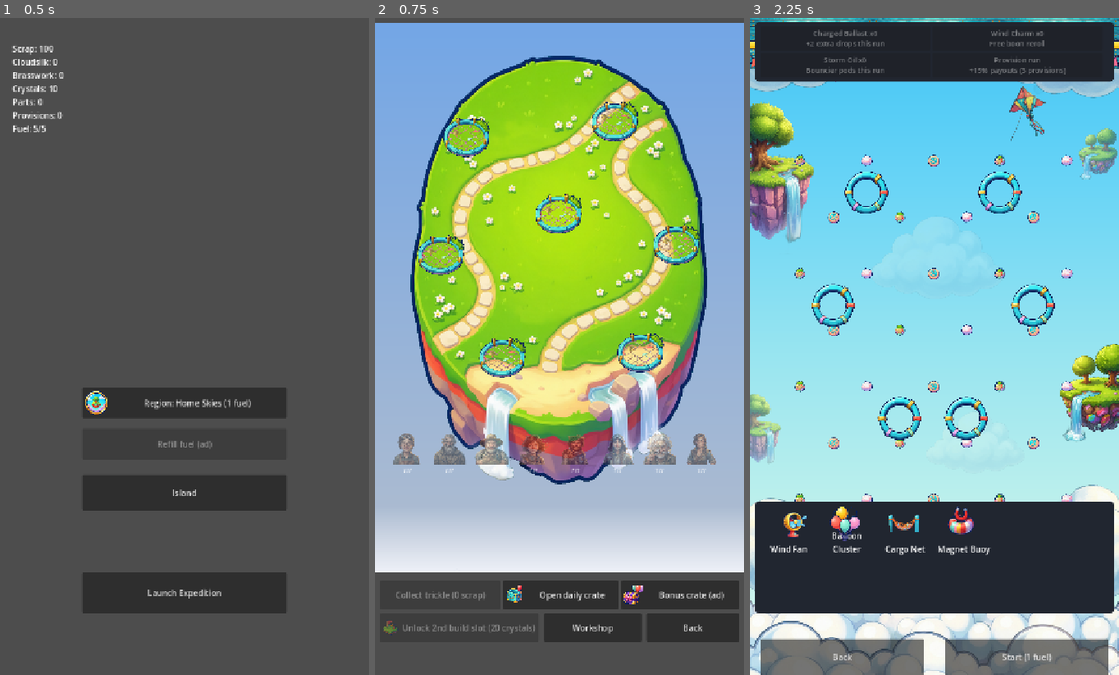
Above: before the commit, frames 1-3 (left to right).
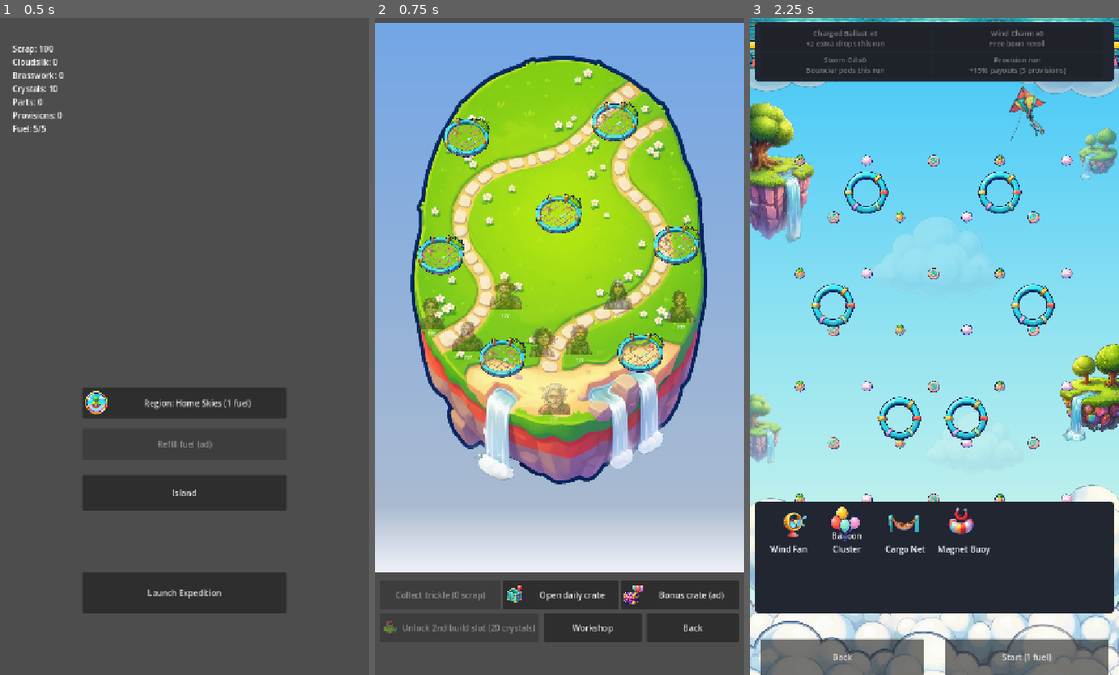
Above: after the commit, the same moments.

Repository: Graydyn/windfall-isle
Game: Godot game, scene res://game/main.tscn
The game is run twice, just before and just after one commit, with the same random seed, the same clock (stepped at 60 frames per second) and the same inputs.
Inputs:
- Up to frame 1 (0.5 s): no input
- Up to frame 2 (0.75 s): click "Island" at 0.5 s
- Up to frame 3 (2.25 s): click "Back" at 1.25 s; click "Launch Expedition" at 2 s

Frame 1 is identical in both runs. In frame 2, 4.1% of the frame differs, in the area x 4-93%, y 39-70%; in frame 3, nothing differs.

Commit message:
fix: crew tokens stand on the island instead of floating mid-screen
The straight crew band (y 850, x 64..638) predates the current island
art: the landmass curves away at the sides, so outer tokens floated on
open sky and the rest straddled the cliff face. crew_band in
island_layout.json becomes eight authored shore positions arcing along
the lower meadow, sand lip and ledge, clear of the islet pads. The
backdrop's island draw rect is now the ISLAND_RECT constant, and a new
layout test asserts every token's feet land on opaque island_home
pixels.

Co-Authored-By: Claude Fable 5 <noreply@anthropic.com>

Diff:
--- a/game/base/island_backdrop.gd
+++ b/game/base/island_backdrop.gd
@@ -8,6 +8,9 @@
 
 const VISTA_PATH := "res://game/art/regions/island_vista.png"
 const ISLAND_PATH := "res://game/art/buildings/island_home.png"
+## Where the home landmass art lands on the map; layout authoring (the crew
+## shore positions) and their tests measure against this same rect.
+const ISLAND_RECT := Rect2(25, 60, 670, 860)
 
 var _vista: Texture2D = null
 var _island: Texture2D = null
@@ -33,7 +36,7 @@
 	# The home plateau behind the plots (grass carries the pads; the rocky
 	# rim lands under the crew band).
 	if _island != null:
-		draw_texture_rect(_island, Rect2(25, 60, 670, 860), false)
+		draw_texture_rect(_island, ISLAND_RECT, false)
 	else:
 		draw_polygon(_island_points(Vector2(360, 490), 335.0, 430.0),
 			PackedColorArray([Color(0.45, 0.58, 0.38)]))
--- a/game/base/island_screen.gd
+++ b/game/base/island_screen.gd
@@ -164,16 +164,16 @@
 		$MapScroll/Map/Islets.add_child(islet_node)
 		islet_node.render(_islet_visual_state(islet, now))
 		_islet_nodes[islet_id] = islet_node
-	var band: Dictionary = layout.get("crew_band", {})
+	# Authored shore positions: the band arcs along the island's painted rim
+	# so no token floats on open sky (owner report, 2026-10-16).
+	var band_positions: Array = (layout.get("crew_band", {}) as Dictionary).get("positions", [])
 	var index := 0
 	for row_v in CrewModel.members(DataDefs.crew):
 		var member := row_v as Dictionary
 		var member_id := String(member.get("id", ""))
 		var token := IslandCrewToken.new(member_id)
 		token.crew_tapped.connect(_on_assign_pressed)
-		token.position = Vector2(
-			float(band.get("start_x", 64)) + float(band.get("spacing", 82)) * float(index),
-			float(band.get("y", 940))) - token.custom_minimum_size / 2.0
+		token.position = _layout_pos(band_positions[index] if index < band_positions.size() else null) - token.custom_minimum_size / 2.0
 		$MapScroll/Map/CrewBand.add_child(token)
 		token.render(_crew_visual_state(member))
 		_crew_tokens[member_id] = token
--- a/game/data/island_layout.json
+++ b/game/data/island_layout.json
@@ -1,64 +1,95 @@
 {
-	"map_size": [
-		720,
-		1750
-	],
-	"plot_size": 128,
-	"plots": {
-		"plot_0": [
-			180,
-			240
-		],
-		"plot_1": [
-			470,
-			210
-		],
-		"plot_2": [
-			130,
-			470
-		],
-		"plot_3": [
-			360,
-			390
-		],
-		"plot_4": [
-			590,
-			450
-		],
-		"plot_5": [
-			250,
-			670
-		],
-		"plot_6": [
-			520,
-			660
-		],
-		"islet_lantern_0": [
-			230,
-			1290
-		],
-		"islet_foundry_0": [
-			540,
-			1550
-		]
-	},
-	"islets": {
-		"lantern_shoal": {
-			"pos": [
-				170,
-				1170
-			]
-		},
-		"foundry_rock": {
-			"pos": [
-				540,
-				1430
-			]
-		}
-	},
-	"crew_band": {
-		"y": 850,
-		"start_x": 64,
-		"spacing": 82
-	}
+  "map_size": [
+    720,
+    1750
+  ],
+  "plot_size": 128,
+  "plots": {
+    "plot_0": [
+      180,
+      240
+    ],
+    "plot_1": [
+      470,
+      210
+    ],
+    "plot_2": [
+      130,
+      470
+    ],
+    "plot_3": [
+      360,
+      390
+    ],
+    "plot_4": [
+      590,
+      450
+    ],
+    "plot_5": [
+      250,
+      670
+    ],
+    "plot_6": [
+      520,
+      660
+    ],
+    "islet_lantern_0": [
+      230,
+      1290
+    ],
+    "islet_foundry_0": [
+      540,
+      1550
+    ]
+  },
+  "islets": {
+    "lantern_shoal": {
+      "pos": [
+        170,
+        1170
+      ]
+    },
+    "foundry_rock": {
+      "pos": [
+        540,
+        1430
+      ]
+    }
+  },
+  "crew_band": {
+    "positions": [
+      [
+        112,
+        585
+      ],
+      [
+        182,
+        630
+      ],
+      [
+        255,
+        548
+      ],
+      [
+        330,
+        640
+      ],
+      [
+        400,
+        635
+      ],
+      [
+        475,
+        548
+      ],
+      [
+        350,
+        752
+      ],
+      [
+        598,
+        572
+      ]
+    ]
+  }
 }
--- a/tests/test_island_layout_defs.gd
+++ b/tests/test_island_layout_defs.gd
@@ -50,8 +50,26 @@
 
 
 func test_crew_band_fits_the_whole_cast_on_screen() -> void:
-	var band: Dictionary = layout()["crew_band"]
+	var positions: Array = (layout()["crew_band"] as Dictionary)["positions"]
 	var count := CrewModel.members(DataDefs.crew).size()
-	var last_center := float(band["start_x"]) + float(band["spacing"]) * float(count - 1)
-	assert_true(last_center + 36.0 <= float((layout()["map_size"] as Array)[0]),
-		"the last crew token stays inside the map width")
+	assert_true(positions.size() >= count, "a shore position per crew member")
+	for pos_v in positions:
+		var pos := pos_v as Array
+		assert_between(float(pos[0]), 36.0, float((layout()["map_size"] as Array)[0]) - 36.0,
+			"crew token x inside the map")
+
+
+func test_crew_tokens_stand_on_the_painted_shore() -> void:
+	# The straight band regression: the island art curves away at the sides,
+	# leaving outer tokens floating on sky. Every token's feet must land on
+	# opaque island_home pixels.
+	var image: Image = (load(IslandBackdrop.ISLAND_PATH) as Texture2D).get_image()
+	image.decompress()
+	var rect := IslandBackdrop.ISLAND_RECT
+	for pos_v in (layout()["crew_band"] as Dictionary)["positions"]:
+		var pos := pos_v as Array
+		var feet := Vector2(float(pos[0]), float(pos[1]) + 52.0)
+		var tex_x := int((feet.x - rect.position.x) * image.get_width() / rect.size.x)
+		var tex_y := int((feet.y - rect.position.y) * image.get_height() / rect.size.y)
+		assert_true(image.get_pixel(tex_x, tex_y).a > 0.5,
+			"crew feet at map (%d, %d) stand on island art" % [int(feet.x), int(feet.y)])
